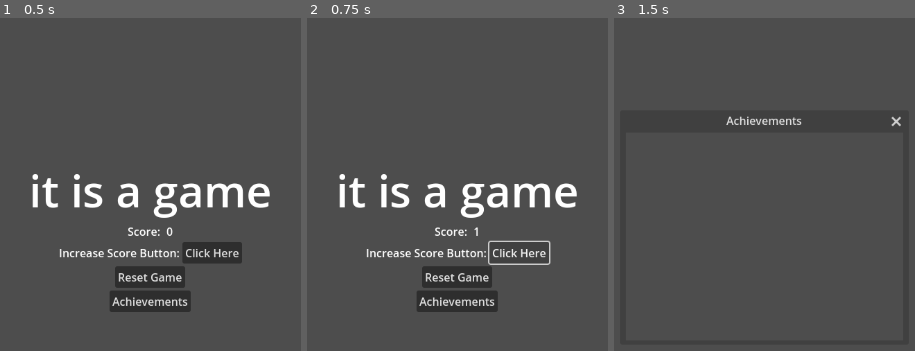
Above: before the commit, frames 1-3 (left to right).
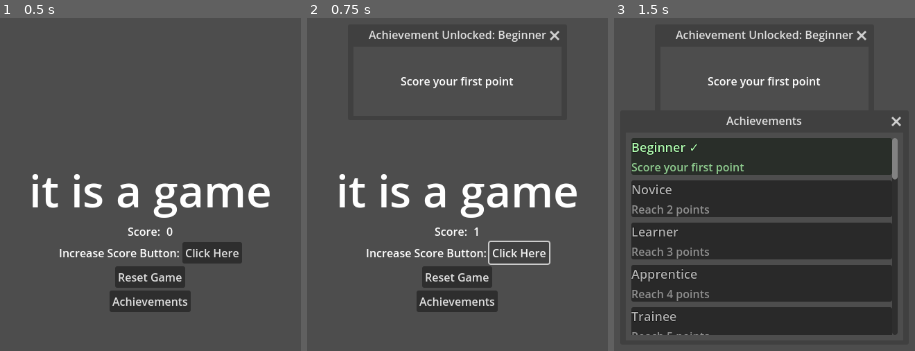
Above: after the commit, the same moments.

Repository: LemJukes/godot-4-achievement-system-alpha
Game: Godot game, scene res://it_is_a_game.tscn
Same seed, same stepped clock (60 frames per second), same inputs: the game is played once before the commit and once after it.
Inputs:
- Up to frame 1 (0.5 s): no input
- Up to frame 2 (0.75 s): click "Click Here" at 0.5 s
- Up to frame 3 (1.5 s): click "Achievements" at 1.25 s

Frame 1 is identical in both runs. In frame 2, 1.2% of the frame differs, in the area x 20-84%, y 3-22%; in frame 3, 47%, in the area x 5-95%, y 3-96%.

Commit message:
more updates

Diff:
--- a/achievement_manager.gd
+++ b/achievement_manager.gd
@@ -6,10 +6,36 @@
 signal achievements_reset
 
 # Dictionary to store achievement definitions
+const ACHIEVEMENTS_FILE = "res://achievements.json"
 var achievements := {}
 
+
 func _ready() -> void:
+	load_achievement_definitions()
 	load_achievements()
+
+func load_achievement_definitions() -> void:
+	if not FileAccess.file_exists(ACHIEVEMENTS_FILE):
+		push_error("Achievements file not found!")
+		return
+
+	var json_file = FileAccess.open(ACHIEVEMENTS_FILE, FileAccess.READ)
+	if json_file == null:
+		push_error("Failed to open achievements file!")
+		return
+
+	var json_text = json_file.get_as_text()
+	var json = JSON.new()
+	var parse_result = json.parse(json_text)
+
+	if parse_result != OK:
+		push_error("Failed to parse achievements JSON!")
+		return
+
+	achievements = json.get_data()
+	# Ensure all achievements start as unlocked
+	for achievement_id in achievements:
+		achievements[achievement_id].unlocked = false
 
 # Reset all achievements to locked state
 func reset_achievements() -> void:
--- a/achievement_notification.gd
+++ b/achievement_notification.gd
@@ -6,6 +6,7 @@
 var vertical_offset = 0
 
 func _ready() -> void:
+	# Connect to close button signal
 	close_requested.connect(_on_close_requested)
 	hide()
 
@@ -15,7 +16,7 @@
 
 	# Position window in top-right with vertical offset
 	var screen_size = DisplayServer.window_get_size()
-	position = Vector2i(screen_size.x - 350, 50 + (offset * 120))
+	position = Vector2i((screen_size.x - size.x) / 2, 50 + (offset * 120))
 
 	show()
 
--- a/achievements.json
+++ b/achievements.json
@@ -3,6 +3,56 @@
         "name": "Beginner",
         "description": "Score your first point",
         "requirement": 1,
+        "unlocked": false,
+        "unlock_time": ""
+
+    },
+    "novice": {
+        "name": "Novice",
+        "description": "Reach 2 points",
+        "requirement": 2,
+        "unlocked": false
+    },
+    "learner": {
+        "name": "Learner",
+        "description": "Reach 3 points",
+        "requirement": 3,
+        "unlocked": false
+    },
+    "apprentice": {
+        "name": "Apprentice",
+        "description": "Reach 4 points",
+        "requirement": 4,
+        "unlocked": false
+    },
+    "trainee": {
+        "name": "Trainee",
+        "description": "Reach 5 points",
+        "requirement": 5,
+        "unlocked": false
+    },
+    "rookie": {
+        "name": "Rookie",
+        "description": "Reach 6 points",
+        "requirement": 6,
+        "unlocked": false
+    },
+    "newbie": {
+        "name": "Newbie",
+        "description": "Reach 7 points",
+        "requirement": 7,
+        "unlocked": false
+    },
+    "amateur": {
+        "name": "Amateur",
+        "description": "Reach 8 points",
+        "requirement": 8,
+        "unlocked": false
+    },
+    "novitiate": {
+        "name": "Novitiate",
+        "description": "Reach 9 points",
+        "requirement": 9,
         "unlocked": false
     },
     "intermediate": {
@@ -11,10 +61,94 @@
         "requirement": 10,
         "unlocked": false
     },
+    "adept": {
+        "name": "Adept",
+        "description": "Reach 12 points",
+        "requirement": 12,
+        "unlocked": false
+    },
+    "skilled": {
+        "name": "Skilled",
+        "description": "Reach 14 points",
+        "requirement": 14,
+        "unlocked": false
+    },
+    "proficient": {
+        "name": "Proficient",
+        "description": "Reach 16 points",
+        "requirement": 16,
+        "unlocked": false
+    },
+    "competent": {
+        "name": "Competent",
+        "description": "Reach 18 points",
+        "requirement": 18,
+        "unlocked": false
+    },
+    "capable": {
+        "name": "Capable",
+        "description": "Reach 20 points",
+        "requirement": 20,
+        "unlocked": false
+    },
+    "seasoned": {
+        "name": "Seasoned",
+        "description": "Reach 25 points",
+        "requirement": 25,
+        "unlocked": false
+    },
+    "experienced": {
+        "name": "Experienced",
+        "description": "Reach 30 points",
+        "requirement": 30,
+        "unlocked": false
+    },
+    "advanced": {
+        "name": "Advanced",
+        "description": "Reach 35 points",
+        "requirement": 35,
+        "unlocked": false
+    },
     "expert": {
         "name": "Expert",
-        "description": "Reach 100 points",
-        "requirement": 100,
+        "description": "Reach 40 points",
+        "requirement": 40,
+        "unlocked": false
+    },
+    "veteran": {
+        "name": "Veteran",
+        "description": "Reach 50 points",
+        "requirement": 50,
+        "unlocked": false
+    },
+    "master": {
+        "name": "Master",
+        "description": "Reach 60 points",
+        "requirement": 60,
+        "unlocked": false
+    },
+    "grandmaster": {
+        "name": "Grandmaster",
+        "description": "Reach 70 points",
+        "requirement": 70,
+        "unlocked": false
+    },
+    "legend": {
+        "name": "Legend",
+        "description": "Reach 80 points",
+        "requirement": 80,
+        "unlocked": false
+    },
+    "mythic": {
+        "name": "Mythic",
+        "description": "Reach 90 points",
+        "requirement": 90,
+        "unlocked": false
+    },
+    "ultimate": {
+        "name": "Ultimate",
+        "description": "Reach 99 points",
+        "requirement": 99,
         "unlocked": false
     }
 }
